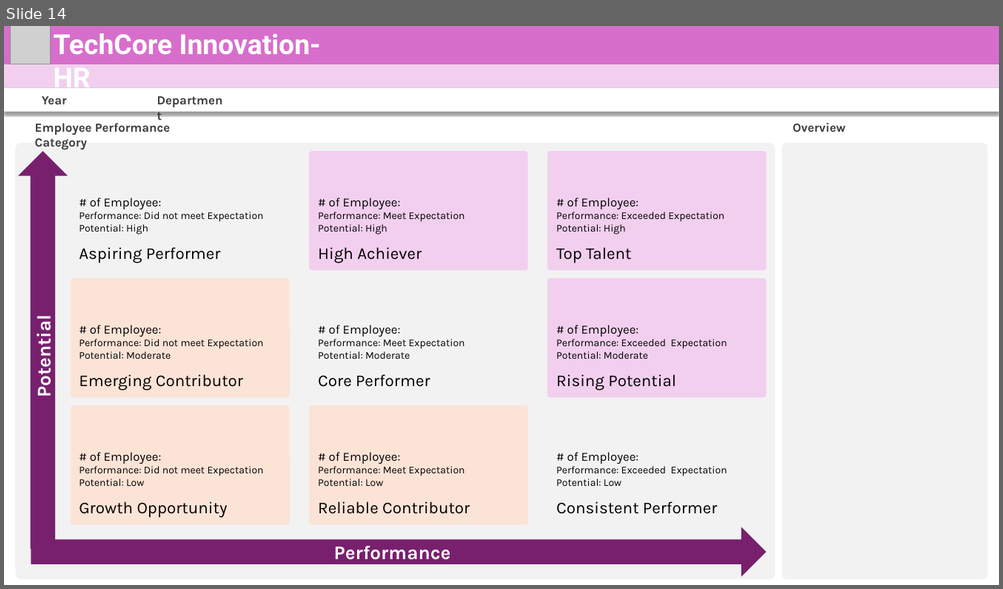
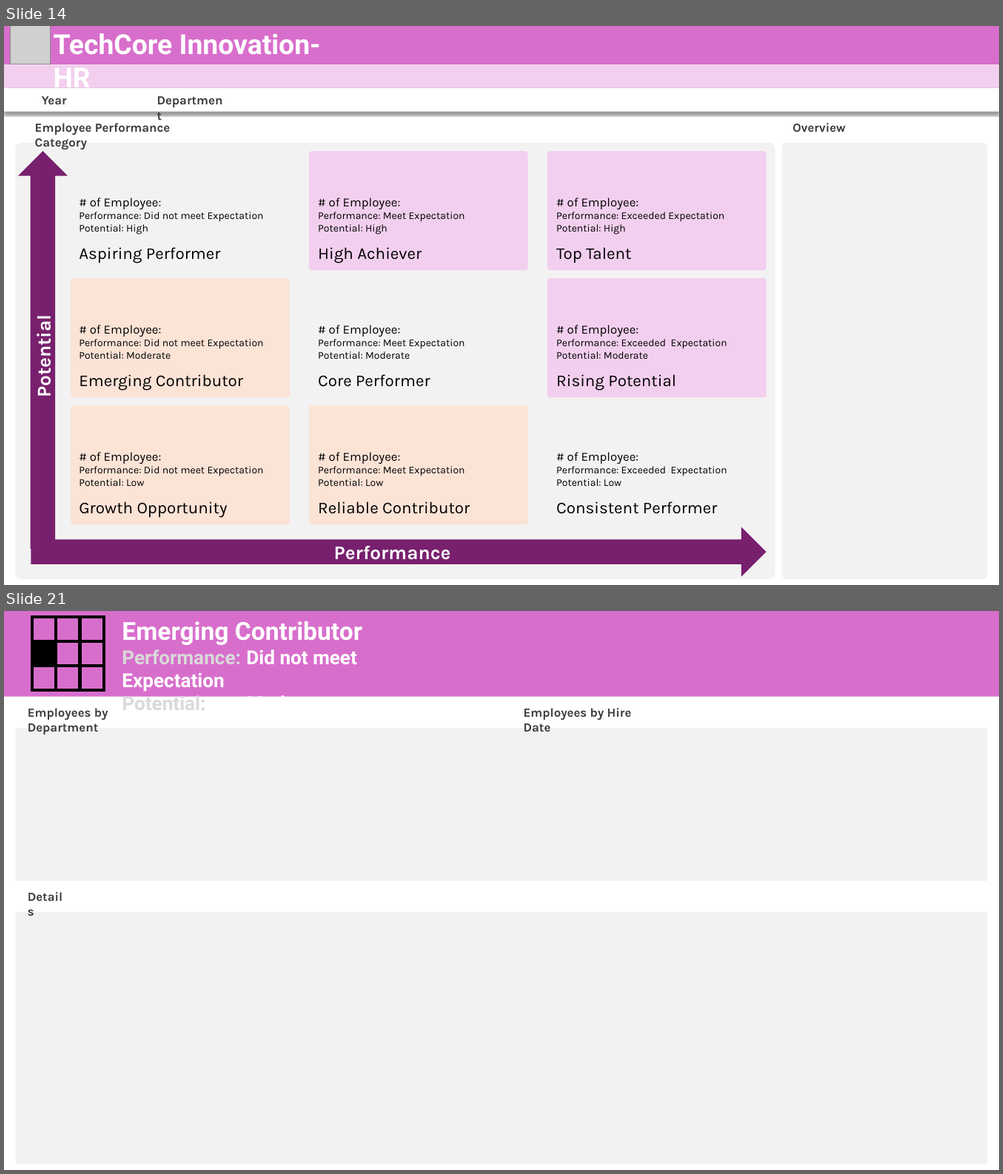
Before and after one commit to mmrnayan/HR-Analysis, a slide deck: bk/0bk.pptx. Shown one above the other, each under a label of ours: slide 14 before the commit, slides 14 and 21 after it; the slides between them are not shown. The pictures are 1003x589 and 1003x1174 pixels, drawn with LibreOffice and Linux fonts; fonts in the diff are those of the drawing; grey boxes stand for pictures. Boxes give left, top, right and bottom in pixels: in the first picture for what was removed or moved away, otherwise in the second. Text is boxed around its words. In the diff, an @@ line names an element or a change of style, - is before the commit and + after.

```diff
--- a/bk/0bk.pptx
+++ b/bk/0bk.pptx
@@ slide 21 added at (4, 611, 999, 1170), background #FFFFFF @@
@@ rectangle added at (4, 611, 999, 697), fill #D86ECC @@
@@ group added at (31, 616, 105, 691): 8 lines @@
@@ text added at (122, 621, 362, 697), 28 pt, text #FFFFFF, bold @@
+Emerging Contributor
+Performance: Did not meet Expectation
+Potential: Moderate
@@ rectangle added at (33, 642, 55, 667), fill #000000, outline #000000 1.5 pt @@
@@ text added at (28, 708, 108, 735), 18 pt, text #3A3A3A, bold @@
+Employees by Department
@@ text added at (523, 708, 632, 732), 18 pt, text #3A3A3A, bold @@
+Employees by Hire Date
@@ rounded rectangle added at (15, 728, 987, 881), fill #F2F2F2 @@
@@ text added at (23, 887, 74, 907), 18 pt, text #3A3A3A, bold @@
+Details
@@ rounded rectangle added at (15, 912, 987, 1165), fill #F2F2F2 @@
```
Also in this commit, not shown: 1 slide changed, 13 other slides added, 36 other files.
